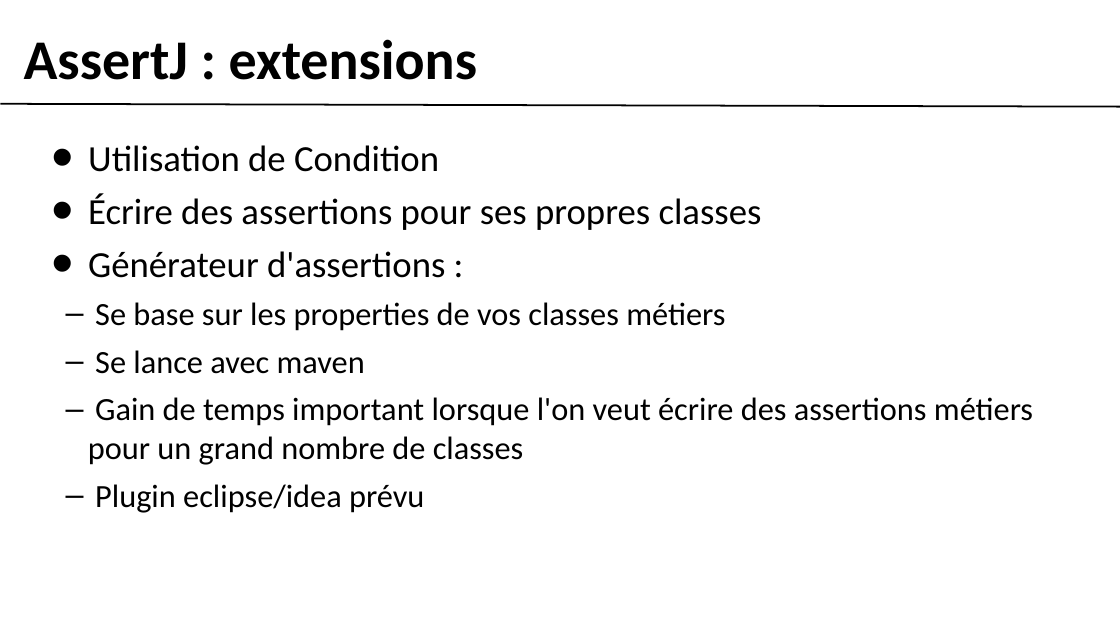
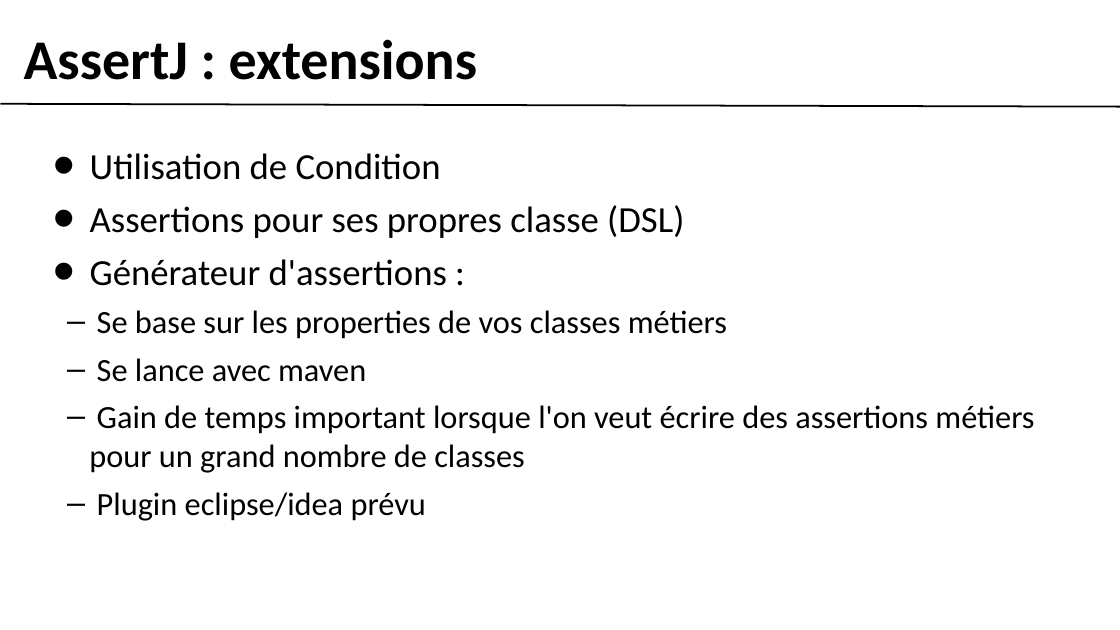
Before and after one commit to assertj/assertj-examples, a slide deck: slide 7 of src/pres/Octo - AssertJ.odp (slide 6 before the commit). Drawn at 1120x630 pixels with LibreOffice and Linux fonts; fonts in the diff are those of the drawing; background and template pictures are left out. Boxes give left, top, right and bottom in pixels: in the first picture for what was removed or moved away, otherwise in the second. Text is boxed around its words. In the diff, an @@ line names an element or a change of style, - is before the commit and + after.

```diff
--- a/src/pres/Octo - AssertJ.odp
+++ b/src/pres/Octo - AssertJ.odp
@@ text "Utilisation de Condition": place and size @@
-text "Utilisation de Condition" at <box>88,145,1033,513</box>
+text "Utilisation de Condition" at <box>89,153,1034,521</box>
@@ text at <box>90,205,684,238</box>: text changed @@
-• Écrire des assertions pour ses propres classes
+• Assertions pour ses propres classe (DSL)
```
Also in this commit, not shown: 2 other slides changed, 1 slide added, 2 other files.
